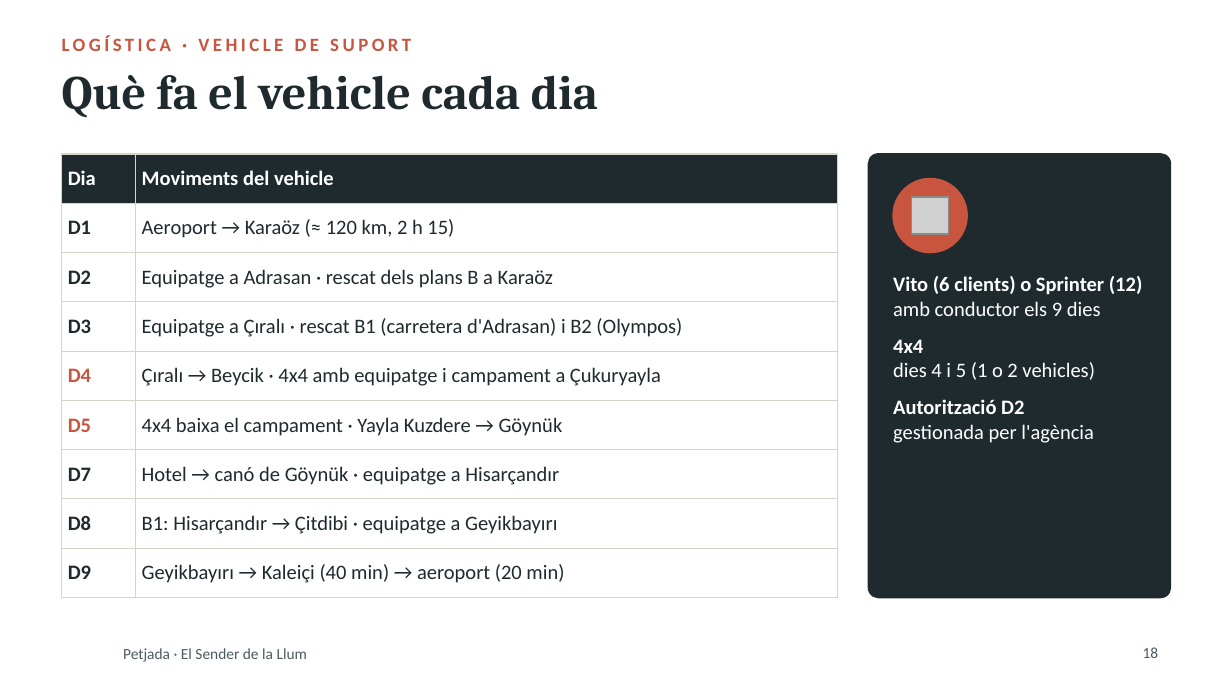
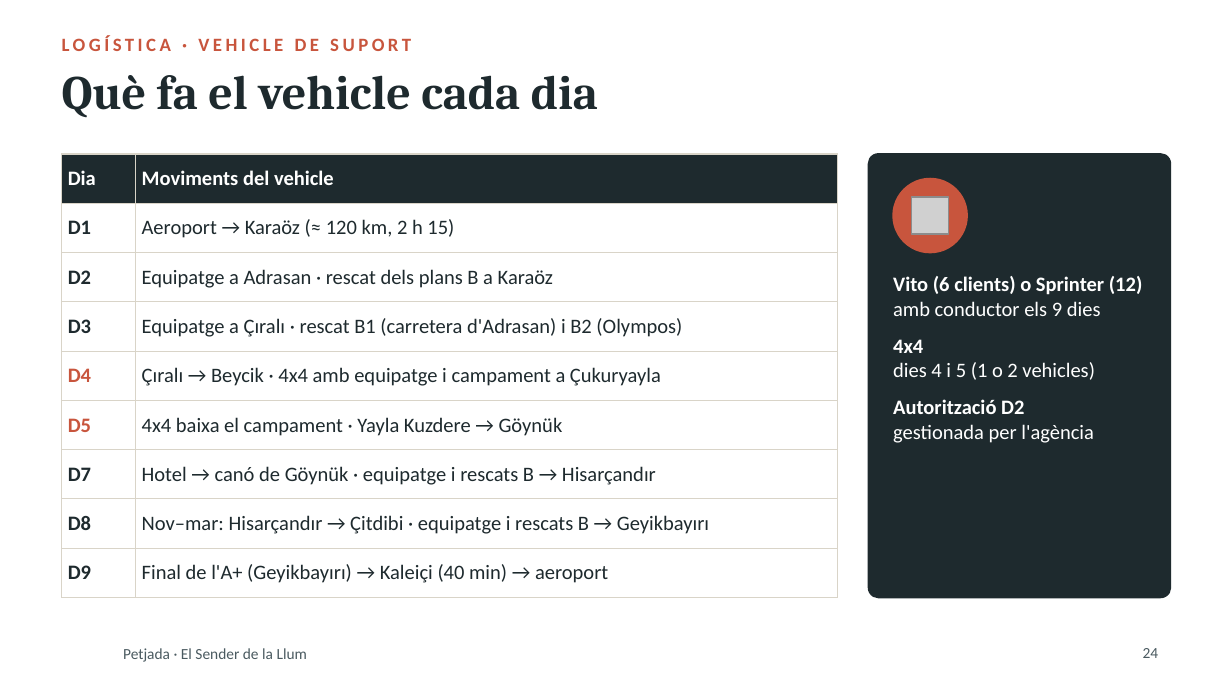
Before and after one commit to stosalca/sender-de-la-llum, a slide deck: slide 24 of Presentacio_2_Petjada.pptx (slide 18 before the commit). Drawn at 1232x693 pixels with LibreOffice and Linux fonts; fonts in the diff are those of the drawing; grey boxes stand for pictures; background and template pictures are left out. Boxes give left, top, right and bottom in pixels: in the first picture for what was removed or moved away, otherwise in the second. Text is boxed around its words. In the diff, an @@ line names an element or a change of style, - is before the commit and + after.

```diff
--- a/Presentacio_2_Petjada.pptx
+++ b/Presentacio_2_Petjada.pptx
@@ table at bbox=[62, 154, 838, 587] @@
-row 7, column 2: Hotel → canó de Göynük · equipatge a Hisarçandır
+row 7, column 2: Hotel → canó de Göynük · equipatge i rescats B → Hisarçandır
-row 8, column 2: B1: Hisarçandır → Çitdibi · equipatge a Geyikbayırı
+row 8, column 2: Nov–mar: Hisarçandır → Çitdibi · equipatge i rescats B → Geyikbayırı
-row 9, column 2: Geyikbayırı → Kaleiçi (40 min) → aeroport (20 min)
+row 9, column 2: Final de l'A+ (Geyikbayırı) → Kaleiçi (40 min) → aeroport
@@ page number at bbox=[1143, 648, 1159, 658]: text changed @@
-18
+24
```
Also in this commit, not shown: 8 other slides changed, 9 slides added, 3 slides removed, 10 other files.
